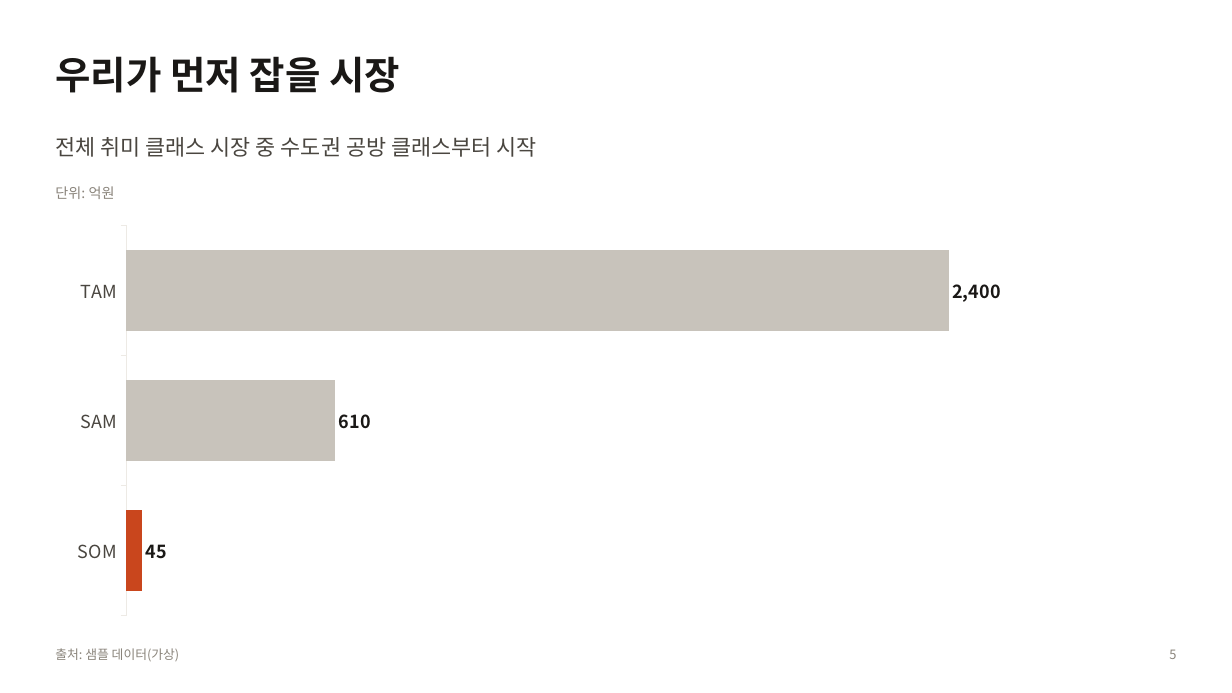
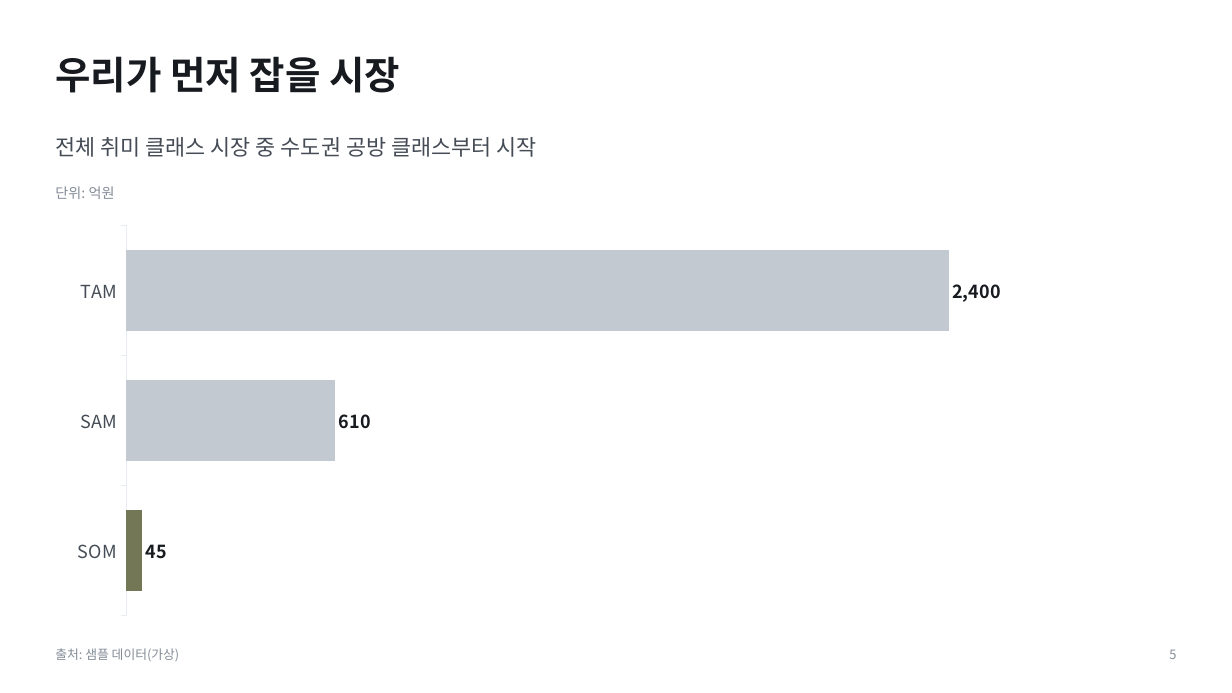
Before and after one commit to pck9880-sys/claude-design, a slide deck: slide 5 of output/ir-sample/deck.pptx. Drawn at 1232x693 pixels with LibreOffice and Linux fonts; fonts in the diff are those of the drawing. Boxes give left, top, right and bottom in pixels: in the first picture for what was removed or moved away, otherwise in the second. Text is boxed around its words. In the diff, an @@ line names an element or a change of style, - is before the commit and + after.

```diff
--- a/output/ir-sample/deck.pptx
+++ b/output/ir-sample/deck.pptx
@@ text "전체 취미 클래스 시장 중 ..." at [55,137,537,157]: text colour #4A4640 to #454C56 @@
@@ bar chart at [55,217,1177,624] @@
@@ colour of Series 1 #C8C3BB to #C3C9D1 @@
@@ data labels of Series 1 changed @@
@@ colours of single points changed @@
@@ category axis changed @@
@@ lettering changed @@
@@ text colour #8A847B to #848C97 in 3 elements at [55,186,115,199], [55,648,179,661], [1169,649,1176,659] @@
```
Also in this commit, not shown: 8 other slides changed, 16 other files.
